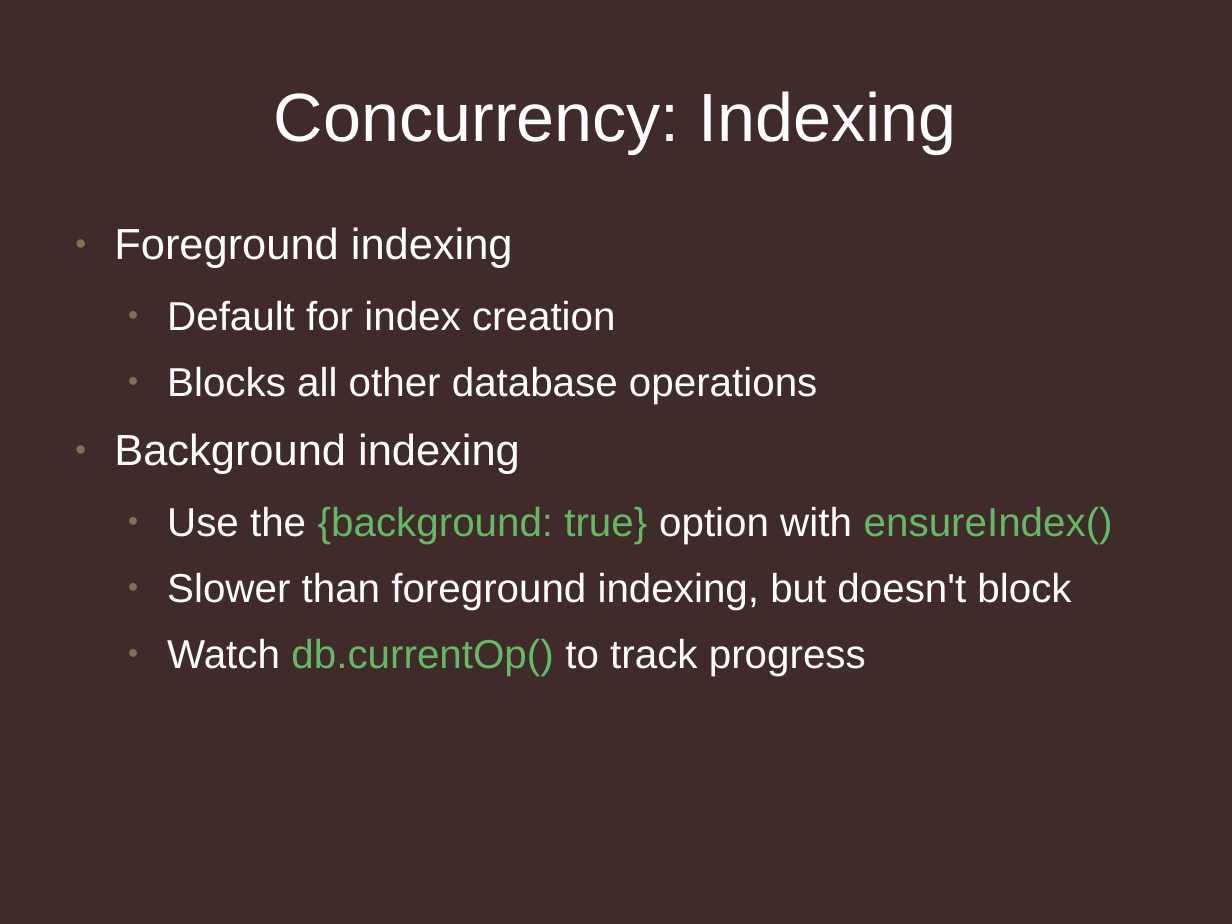
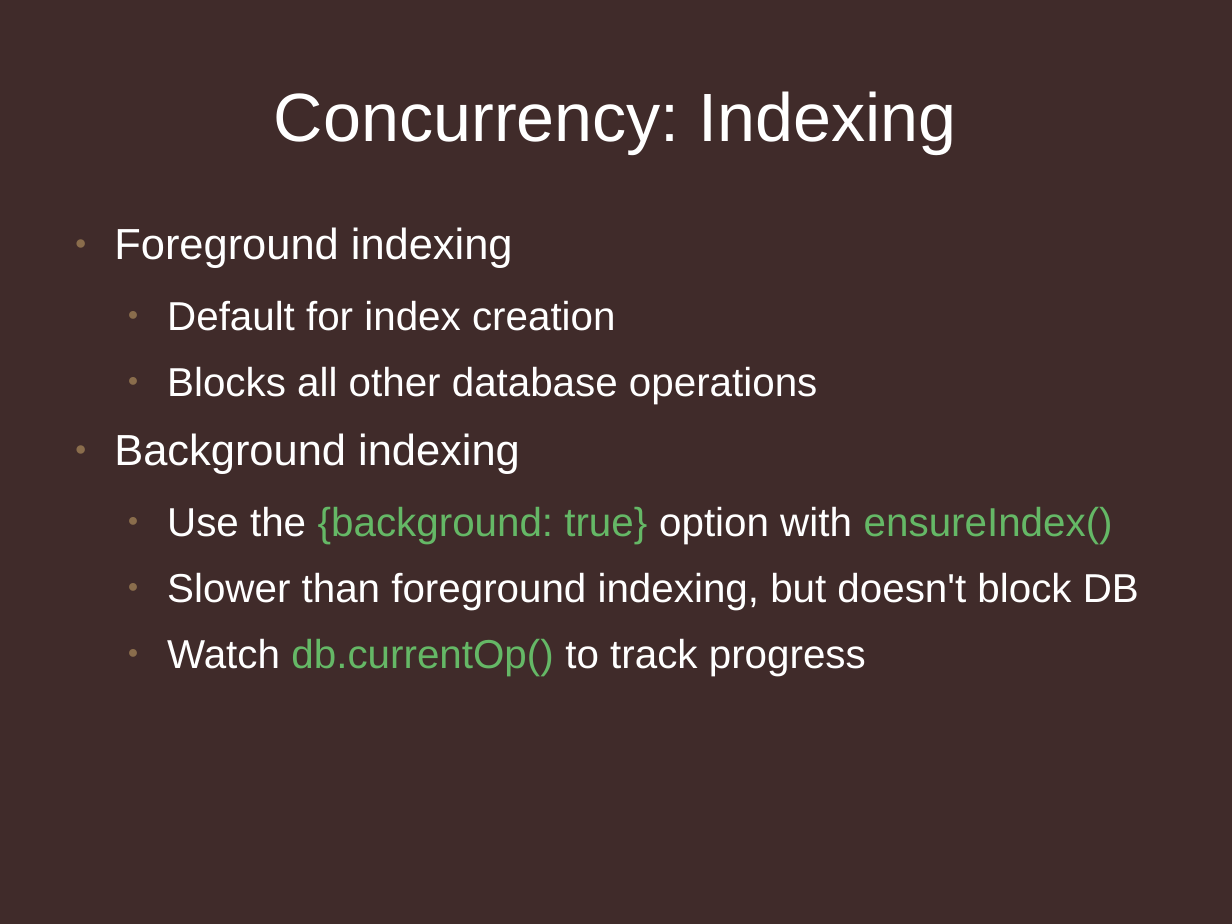
Before and after one commit to jmikola/slides, a slide deck: slide 13 of 20120607-symfony_live/mongodb/using_mongodb_responsibly.odp. Drawn at 1232x924 pixels with LibreOffice and Linux fonts; fonts in the diff are those of the drawing; background and template pictures are left out. Boxes give left, top, right and bottom in pixels: in the first picture for what was removed or moved away, otherwise in the second. Text is boxed around its words. In the diff, an @@ line names an element or a change of style, - is before the commit and + after.

```diff
--- a/20120607-symfony_live/mongodb/using_mongodb_responsibly.odp
+++ b/20120607-symfony_live/mongodb/using_mongodb_responsibly.odp
@@ text at (167,572,1139,610): text changed @@
-  ● Slower than foreground indexing, but doesn't block
+  ● Slower than foreground indexing, but doesn't block DB
```
Also in this commit, not shown: 10 other slides changed, 1 other file.
